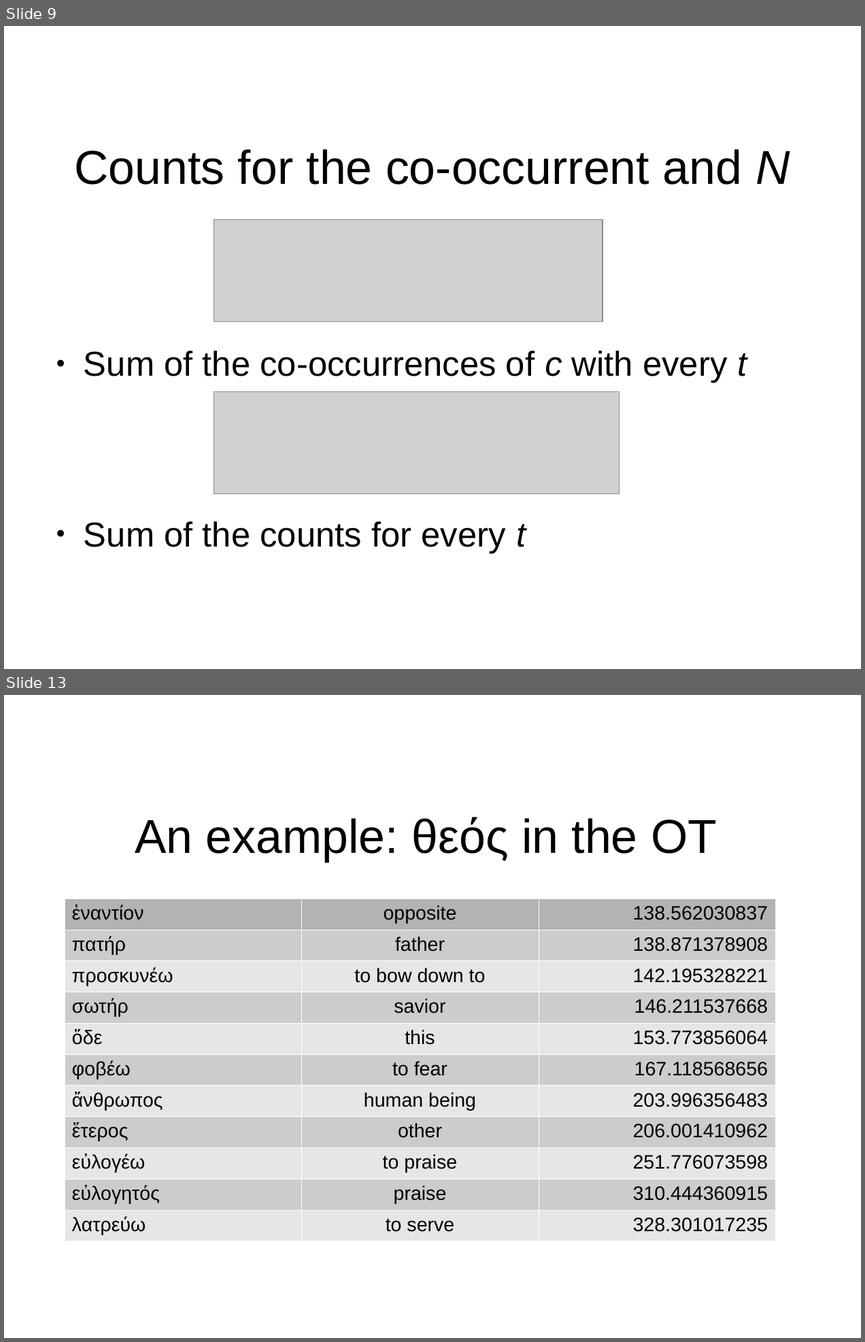
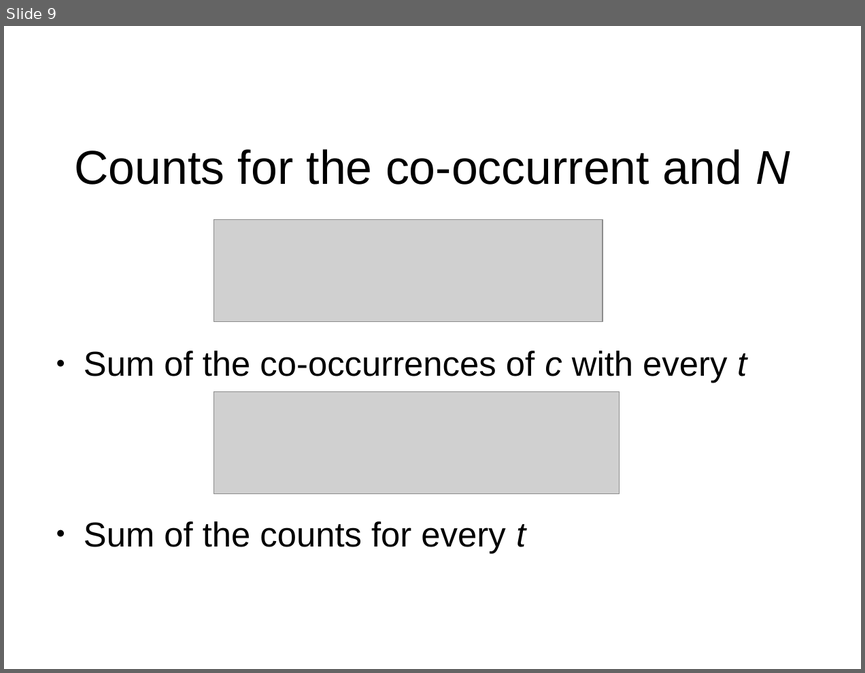
Before and after one commit to sonofmun/ESU-2014, a slide deck: 4b/Statistical Evaluation - Dealing with Context Windows.odp. Shown one above the other, each under a label of ours: slides 9 and 13 before the commit, slide 9 after it; the slides between them are not shown. The pictures are 865x1342 and 865x673 pixels, drawn with LibreOffice and Linux fonts; fonts in the diff are those of the drawing; grey boxes stand for pictures; background and template pictures are left out. Boxes give left, top, right and bottom in pixels: in the first picture for what was removed or moved away, otherwise in the second. Text is boxed around its words. In the diff, an @@ line names an element or a change of style, - is before the commit and + after.

```diff
--- a/4b/Statistical Evaluation - Dealing with Context Windows.odp
+++ b/4b/Statistical Evaluation - Dealing with Context Windows.odp
@@ slide 13 removed at (4,695,861,1338), background #FFFFFF @@
@@ title removed at (135,817,717,862) @@
-An example: θεός in the OT
@@ table removed at (65,899,776,1237), 11 rows, 3 columns @@
-ἐναντίον | opposite | 138.562030837
-πατήρ | father | 138.871378908
-προσκυνέω | to bow down to | 142.195328221
-σωτήρ | savior | 146.211537668
-ὅδε | this | 153.773856064
-φοβέω | to fear | 167.118568656
-ἄνθρωπος | human being | 203.996356483
-ἕτερος | other | 206.001410962
-εὐλογέω | to praise | 251.776073598
-εὐλογητός | praise | 310.444360915
-λατρεύω | to serve | 328.301017235
```
Also in this commit, not shown: 7 other slides removed, 4 other files.
